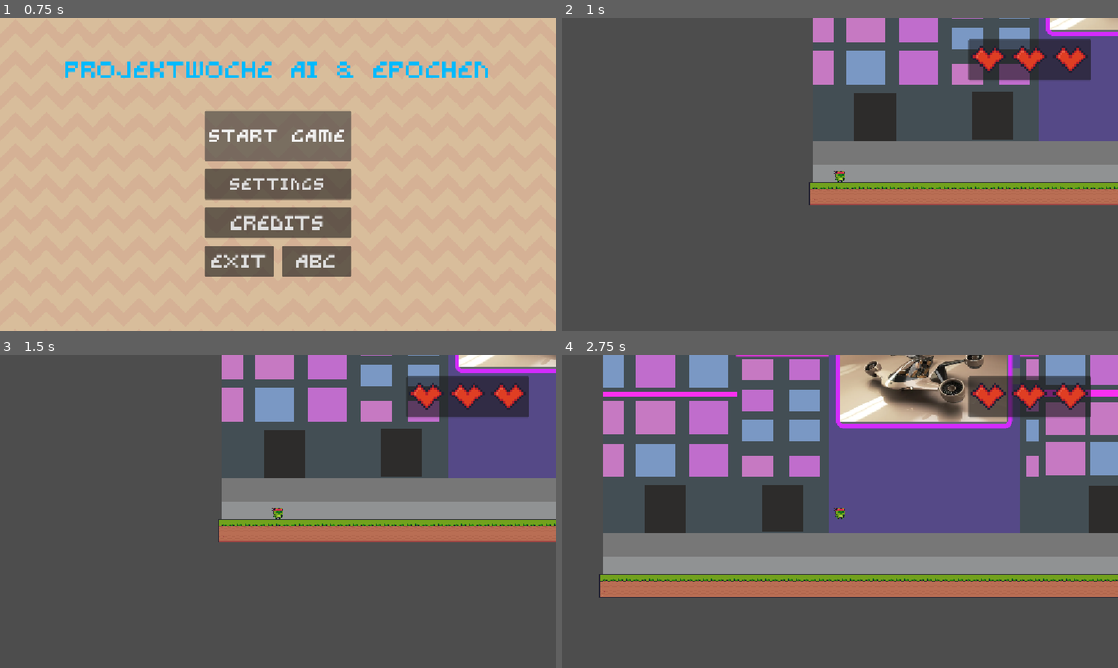
Above: before the commit, frames 1-4 (two rows, left to right).
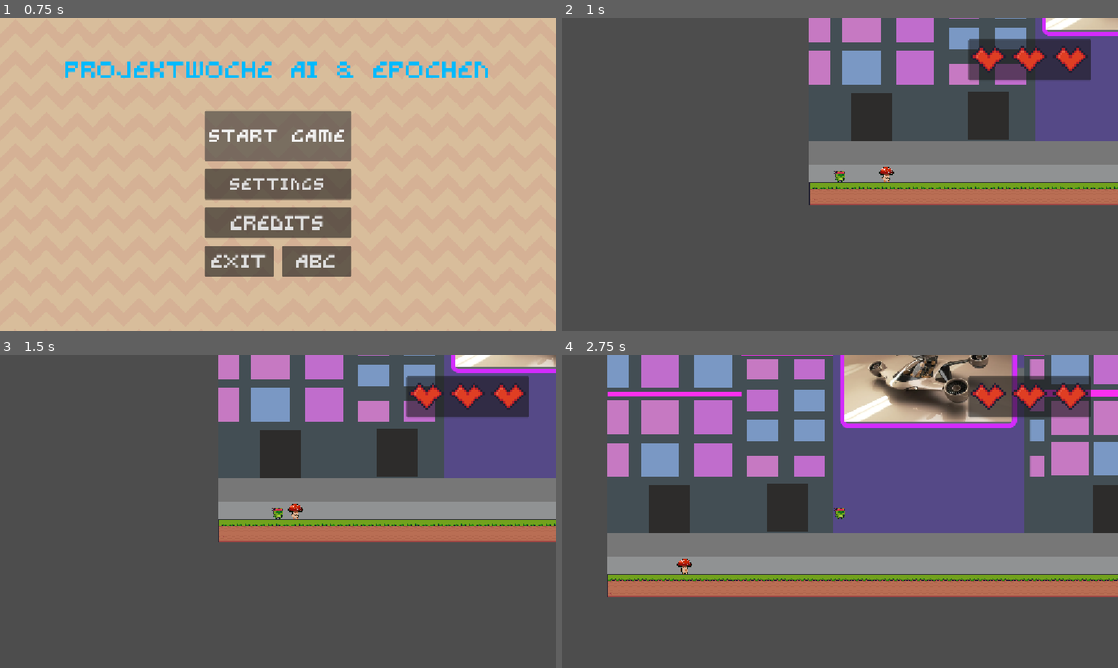
Above: after the commit, the same moments.

Repository: tghts/Projektwoche-Spieleentwicklung
Game: Godot game, scene res://Scene/main_menu.tscn
Same seed, same stepped clock (60 frames per second), same inputs: the game is played once before the commit and once after it.
Inputs:
- Up to frame 1 (0.75 s): click "Start Game" at 0.5 s
- Up to frame 2 (1 s): no input
- Up to frame 3 (1.5 s): tap Enter at 1.25 s; hold Right (right) from 1.28 s (still down)
- Up to frame 4 (2.75 s): keep holding Right (right); tap Space (jump) at 1.52, 2.27 s

Frame 1 is identical in both runs. In frame 2, 2.0% of the frame differs, in the area x 44-95%, y 0-53%; in frame 3, 2.1%; in frame 4, 9.5%, in the area x 6-100%, y 0-78%.

Commit message:
Something i guess

Diff:
--- /dev/null
+++ b/Scene/enemy.tscn
@@ -0,0 +1,16 @@
+[gd_scene format=3 uid="uid://diyk3jovtitqb"]
+
+[ext_resource type="Script" uid="uid://cyefxcm4a5g6w" path="res://Script/enemy.gd" id="1_yww8s"]
+
+[node name="Enemy" type="RigidBody2D" unique_id=1833400236]
+script = ExtResource("1_yww8s")
+
+[node name="AnimatedSprite2D" type="AnimatedSprite2D" parent="." unique_id=30176725]
+
+[node name="CollisionShape2D" type="CollisionShape2D" parent="." unique_id=1914392600]
+
+[node name="Damage_zone" type="Area2D" parent="." unique_id=97676153]
+
+[node name="CollisionShape2D" type="CollisionShape2D" parent="Damage_zone" unique_id=2013183307]
+
+[connection signal="body_entered" from="Damage_zone" to="." method="_on_damage_zone_body_entered"]
--- /dev/null
+++ b/Scene/in_game_ui.gd
@@ -0,0 +1,7 @@
+extends Node
+
+@onready var character: CharacterBody2D = %Character
+
+var lives:int = 3
+
+@export var hearts : Array[Node]
--- a/Scene/in_game_ui.tscn
+++ b/Scene/in_game_ui.tscn
@@ -1,10 +1,15 @@
 [gd_scene format=3 uid="uid://dcqdrsq728l6i"]
 
 [ext_resource type="Texture2D" uid="uid://cqktjsgoft8cs" path="res://Asset/UI/Heart_full.png" id="1_mmx1g"]
+[ext_resource type="Script" uid="uid://y0735dvq6m4x" path="res://Scene/in_game_ui.gd" id="1_ol85y"]
 
-[node name="InGameUI" type="CanvasLayer" unique_id=750196476]
+[node name="InGameUI" type="Node" unique_id=422732831 node_paths=PackedStringArray("hearts")]
+script = ExtResource("1_ol85y")
+hearts = [NodePath("CanvasLayer/Panel/HBoxContainer/Heart"), NodePath("CanvasLayer/Panel/HBoxContainer/Heart2"), NodePath("CanvasLayer/Panel/HBoxContainer/Heart3")]
 
-[node name="Panel" type="Panel" parent="." unique_id=773247067]
+[node name="CanvasLayer" type="CanvasLayer" parent="." unique_id=1724532123]
+
+[node name="Panel" type="Panel" parent="CanvasLayer" unique_id=773247067]
 anchors_preset = -1
 anchor_left = 0.731
 anchor_top = 0.093
@@ -16,7 +21,7 @@
 offset_bottom = 0.04798889
 metadata/_edit_group_ = true
 
-[node name="HBoxContainer" type="HBoxContainer" parent="Panel" unique_id=1972383159]
+[node name="HBoxContainer" type="HBoxContainer" parent="CanvasLayer/Panel" unique_id=1972383159]
 texture_filter = 1
 layout_mode = 1
 anchors_preset = 15
@@ -26,17 +31,17 @@
 grow_vertical = 2
 alignment = 1
 
-[node name="Heart" type="TextureRect" parent="Panel/HBoxContainer" unique_id=735849211]
+[node name="Heart" type="TextureRect" parent="CanvasLayer/Panel/HBoxContainer" unique_id=735849211]
 layout_mode = 2
 texture = ExtResource("1_mmx1g")
 expand_mode = 3
 
-[node name="Heart2" type="TextureRect" parent="Panel/HBoxContainer" unique_id=1242265972]
+[node name="Heart2" type="TextureRect" parent="CanvasLayer/Panel/HBoxContainer" unique_id=1242265972]
 layout_mode = 2
 texture = ExtResource("1_mmx1g")
 expand_mode = 3
 
-[node name="Heart3" type="TextureRect" parent="Panel/HBoxContainer" unique_id=1930319260]
+[node name="Heart3" type="TextureRect" parent="CanvasLayer/Panel/HBoxContainer" unique_id=1930319260]
 layout_mode = 2
 texture = ExtResource("1_mmx1g")
 expand_mode = 3
--- a/Scene/level_1.tscn
+++ b/Scene/level_1.tscn
@@ -4,6 +4,7 @@
 [ext_resource type="Texture2D" uid="uid://dyjl1bmhn015j" path="res://Asset/TileMap/Terrain (16x16).png" id="1_8ko5r"]
 [ext_resource type="PackedScene" uid="uid://b5tqdjtmfmsmc" path="res://Scene/characterr.tscn" id="2_au1pm"]
 [ext_resource type="PackedScene" uid="uid://dcqdrsq728l6i" path="res://Scene/in_game_ui.tscn" id="4_6544n"]
+[ext_resource type="PackedScene" uid="uid://cx6ji3kuf78j8" path="res://Scene/test_enemy.tscn" id="5_poeaa"]
 
 [sub_resource type="TileSetAtlasSource" id="TileSetAtlasSource_ihfcg"]
 texture = ExtResource("1_8ko5r")
@@ -255,12 +256,12 @@
 
 [node name="TextureRect" type="TextureRect" parent="Background" unique_id=271568022]
 texture_filter = 1
-offset_left = 8.0
 offset_top = -488.0
-offset_right = 1508.0
+offset_right = 1500.0
 offset_bottom = 62.0
 texture = ExtResource("1_5exfe")
 stretch_mode = 1
+metadata/_edit_use_anchors_ = true
 
 [node name="TileMap" type="TileMap" parent="." unique_id=2045800992]
 texture_filter = 1
@@ -269,8 +270,15 @@
 layer_0/tile_data = PackedInt32Array(196608, 393216, 0, 262144, 393216, 1, 327680, 393216, 2, 196609, 458752, 0, 262145 …(5047 unchanged characters)…
 
 [node name="Character" parent="." unique_id=983975606 instance=ExtResource("2_au1pm")]
+unique_name_in_owner = true
 position = Vector2(64, 16)
 
 [node name="Camera2D" type="Camera2D" parent="Character" unique_id=1093177048]
 
 [node name="InGameUI" parent="." unique_id=1082638675 instance=ExtResource("4_6544n")]
+
+[node name="TestEnemy" parent="." unique_id=832224424 instance=ExtResource("5_poeaa")]
+texture_filter = 1
+position = Vector2(160, 8)
+health_ponits = 3
+atack_damage = 1
--- /dev/null
+++ b/Scene/test_enemy.tscn
@@ -0,0 +1,85 @@
+[gd_scene format=3 uid="uid://cx6ji3kuf78j8"]
+
+[ext_resource type="PackedScene" uid="uid://diyk3jovtitqb" path="res://Scene/enemy.tscn" id="1_5i3um"]
+[ext_resource type="Texture2D" uid="uid://6c1xfvx78hl3" path="res://Asset/Enemy/Mushroom-Idle.png" id="2_2rmd4"]
+[ext_resource type="Script" uid="uid://8a8u3n7tvdy3" path="res://Script/test_enemy.gd" id="2_wirio"]
+
+[sub_resource type="AtlasTexture" id="AtlasTexture_wirio"]
+atlas = ExtResource("2_2rmd4")
+region = Rect2(80, 0, 80, 64)
+
+[sub_resource type="AtlasTexture" id="AtlasTexture_kmgca"]
+atlas = ExtResource("2_2rmd4")
+region = Rect2(0, 0, 80, 64)
+
+[sub_resource type="AtlasTexture" id="AtlasTexture_dwfpq"]
+atlas = ExtResource("2_2rmd4")
+region = Rect2(160, 0, 80, 64)
+
+[sub_resource type="AtlasTexture" id="AtlasTexture_u06k8"]
+atlas = ExtResource("2_2rmd4")
+region = Rect2(240, 0, 80, 64)
+
+[sub_resource type="AtlasTexture" id="AtlasTexture_vjlk7"]
+atlas = ExtResource("2_2rmd4")
+region = Rect2(320, 0, 80, 64)
+
+[sub_resource type="AtlasTexture" id="AtlasTexture_465dl"]
+atlas = ExtResource("2_2rmd4")
+region = Rect2(400, 0, 80, 64)
+
+[sub_resource type="AtlasTexture" id="AtlasTexture_8idvy"]
+atlas = ExtResource("2_2rmd4")
+region = Rect2(480, 0, 80, 64)
+
+[sub_resource type="SpriteFrames" id="SpriteFrames_6544n"]
+animations = [{
+"frames": [{
+"duration": 1.0,
+"texture": SubResource("AtlasTexture_wirio")
+}, {
+"duration": 1.0,
+"texture": SubResource("AtlasTexture_kmgca")
+}, {
+"duration": 1.0,
+"texture": SubResource("AtlasTexture_dwfpq")
+}, {
+"duration": 1.0,
+"texture": SubResource("AtlasTexture_u06k8")
+}, {
+"duration": 1.0,
+"texture": SubResource("AtlasTexture_vjlk7")
+}, {
+"duration": 1.0,
+"texture": SubResource("AtlasTexture_465dl")
+}, {
+"duration": 1.0,
+"texture": SubResource("AtlasTexture_8idvy")
+}],
+"loop": 1,
+"name": &"Idle",
+"speed": 5.0
+}]
+
+[sub_resource type="CircleShape2D" id="CircleShape2D_chg4l"]
+radius = 15.0
+
+[sub_resource type="CircleShape2D" id="CircleShape2D_hii65"]
+radius = 13.038404
+
+[node name="TestEnemy" unique_id=832224424 instance=ExtResource("1_5i3um")]
+script = ExtResource("2_wirio")
+health_ponits = null
+atack_damage = null
+
+[node name="CharacterBody2D" type="AnimatedSprite2D" parent="." index="0" unique_id=30176725]
+sprite_frames = SubResource("SpriteFrames_6544n")
+animation = &"Idle"
+
+[node name="CharacterBody2D2" type="CollisionShape2D" parent="." index="1" unique_id=1914392600]
+position = Vector2(0, 17)
+shape = SubResource("CircleShape2D_chg4l")
+
+[node name="CollisionShape2D" parent="Damage_zone" parent_id_path=PackedInt32Array(97676153) index="0" unique_id=2013183307]
+position = Vector2(0, 17)
+shape = SubResource("CircleShape2D_hii65")
--- a/Script/characterr.gd
+++ b/Script/characterr.gd
@@ -1,6 +1,6 @@
 extends CharacterBody2D
 
-
+@export var healt_points:int = 3
 const SPEED = 300.0
 const JUMP_VELOCITY = -400.0
 var jump_counter = 0
--- /dev/null
+++ b/Script/enemy.gd
@@ -0,0 +1,6 @@
+class_name Enemy
+
+extends RigidBody2D
+
+@export var health_ponits: int = 3
+@export var atack_damage: int = 1
--- /dev/null
+++ b/Script/test_enemy.gd
@@ -0,0 +1 @@
+extends Enemy
Binary file added: Asset/Enemy/Mushroom-Idle.png
Not shown, added: Asset/Enemy/Mushroom-Idle.png.import
Not shown, added: Scene/in_game_ui.gd.uid
Not shown, added: Script/enemy.gd.uid
Not shown, added: Script/test_enemy.gd.uid
Not shown, added: export_presets.cfg
